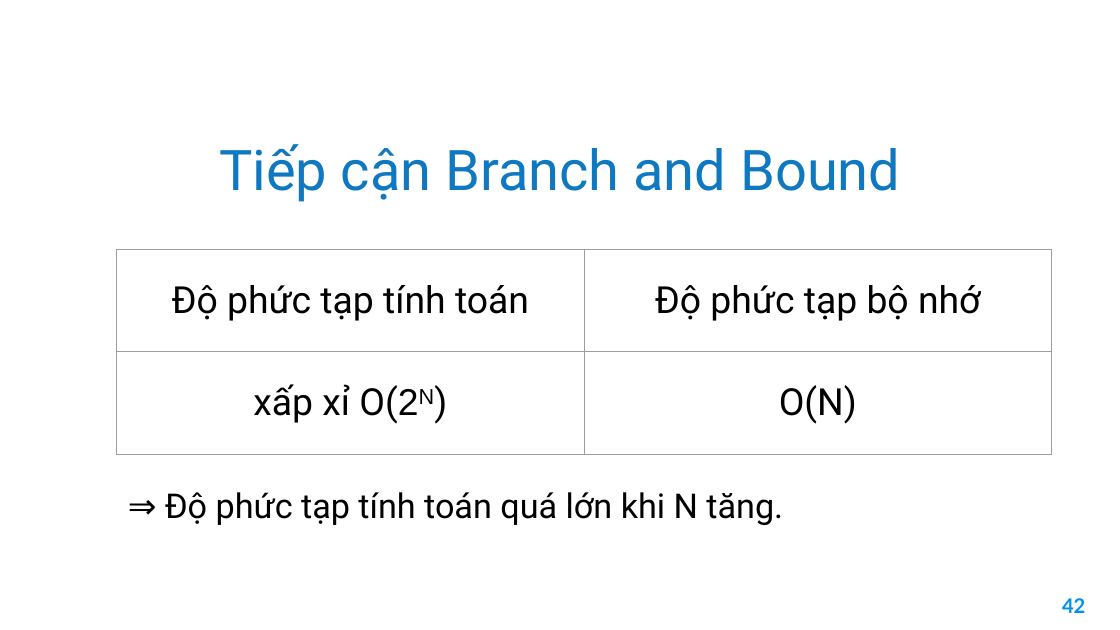
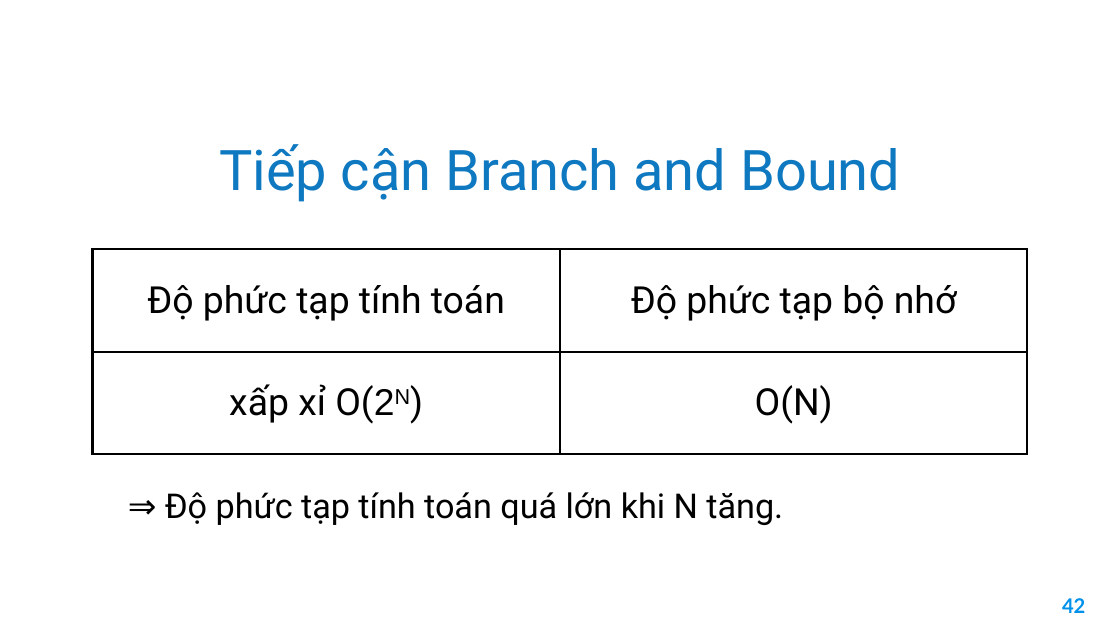
Before and after one commit to khanh-moriaty/CS112.L11.KHTN, a slide deck: slide 42 of seminar/slide_seminar.pptx. Drawn at 1120x630 pixels with LibreOffice and Linux fonts; fonts in the diff are those of the drawing; background and template pictures are left out. Boxes give left, top, right and bottom in pixels: in the first picture for what was removed or moved away, otherwise in the second. Text is boxed around its words. In the diff, an @@ line names an element or a change of style, - is before the commit and + after.

Commit message:
Edit slide

```diff
--- a/seminar/slide_seminar.pptx
+++ b/seminar/slide_seminar.pptx
@@ table at bbox=[93, 249, 1027, 616] @@
@@ borders changed @@
@@ table: place and size @@
-table at bbox=[116, 249, 1051, 616]
+table at bbox=[93, 249, 1027, 616]
```
Also in this commit, not shown: 4 other slides changed, 1 other file.
